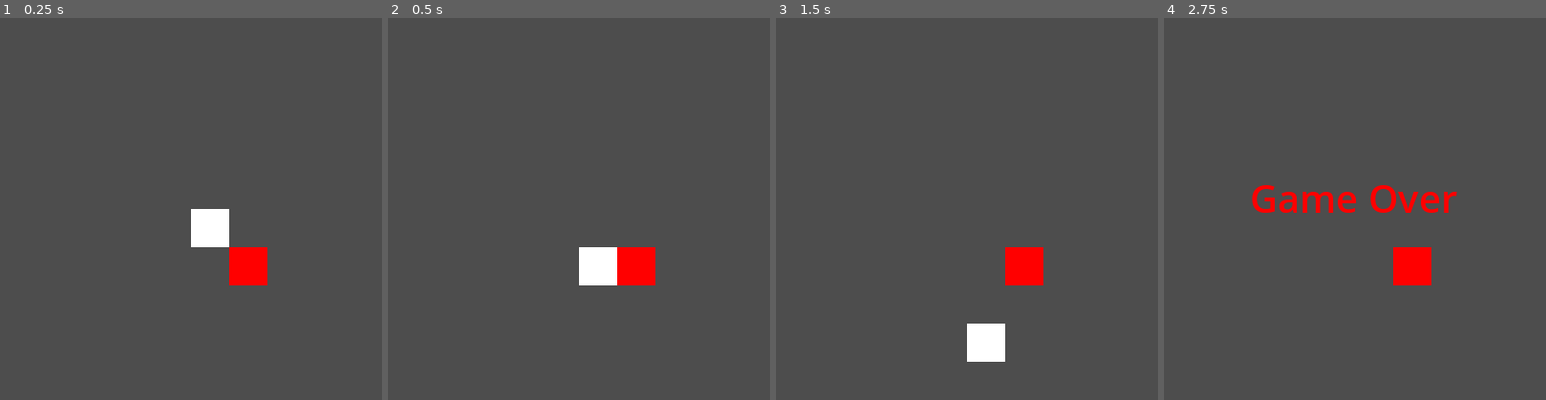
Above: before the commit, frames 1-4 (left to right).
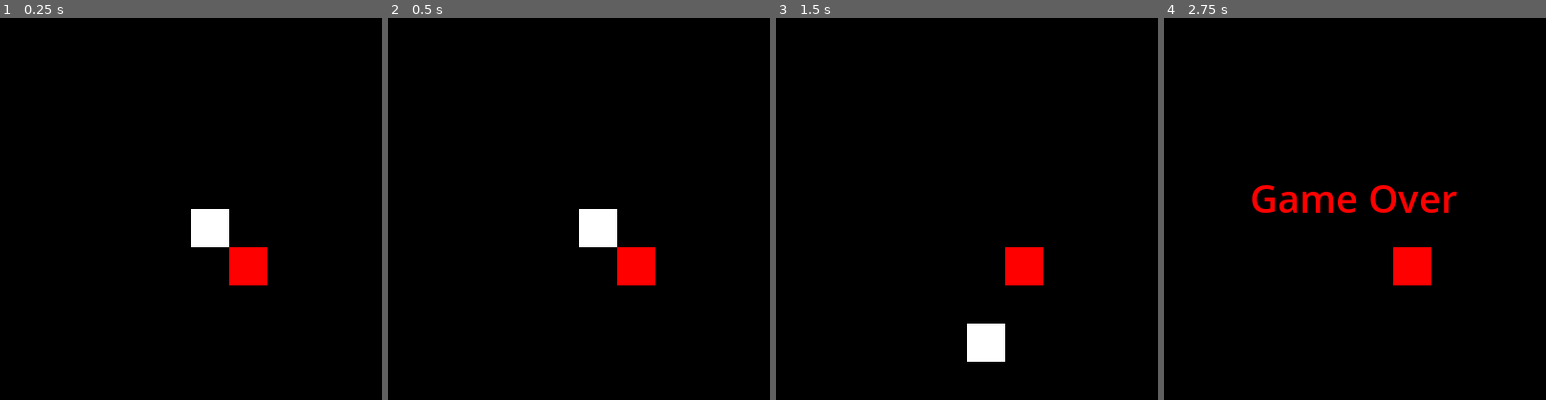
Above: after the commit, the same moments.

Repository: NicholasHallman/learning-godot
Game: Godot game, scene res://scene.tscn
Two runs of this game, one before a commit and one after it. Both use one fixed random seed, a clock stepped at 60 frames per second and the inputs below.
Inputs:
- Up to frame 1 (0.25 s): no input
- Up to frame 2 (0.5 s): no input
- Up to frame 3 (1.5 s): tap Enter at 0.5 s
- Up to frame 4 (2.75 s): no input

The runs differ from the first frame. In frame 1, 98% of the frame differs, in the area x 0-100%, y 0-100%; in frame 2, 99%; in frame 3, 98%; in frame 4, 98%.

Commit message:
tabs to spaces

Diff:
--- a/snake/Scene.gd
+++ b/snake/Scene.gd
@@ -1,13 +1,13 @@
 extends Node2D
 
 var apple = {
-	x = 0,
-	y = 0
+  x = 0,
+  y = 0
 };
 
 var window = {
-	width = floor(ProjectSettings.get_setting("display/window/size/viewport_width") / 40),
-	height = floor(ProjectSettings.get_setting("display/window/size/viewport_height") / 40),
+  width = floor(ProjectSettings.get_setting("display/window/size/viewport_width") / 40),
+  height = floor(ProjectSettings.get_setting("display/window/size/viewport_height") / 40),
 };
 
 var snake_node;
@@ -15,102 +15,103 @@
 var gameover_node;
 var win_node;
 var tick_aggr = 0;
-var state = "play";
+var state = "wait";
 var just_ate = false;
 var direction = {
-	x = 0,
-	y = 1
+  x = 0,
+  y = 1
 };
 
 var rng = RandomNumberGenerator.new();
 var snake_positions = [{x = 0, y = 0}];
 # Called when the node enters the scene tree for the first time.
 func _ready():
-	snake_positions[0].x = floor(window.width / 2);
-	snake_positions[0].y = floor(window.height / 2);
-	apple.x = rng.randi_range(0, window.width - 1);
-	apple.y = rng.randi_range(0, window.height - 1);
+  snake_positions[0].x = floor(window.width / 2);
+  snake_positions[0].y = floor(window.height / 2);
+  apple.x = rng.randi_range(0, window.width - 1);
+  apple.y = rng.randi_range(0, window.height - 1);
 
-	snake_node = self.get_child(0);
-	apple_node = self.get_child(1);
-	gameover_node = self.get_child(2);
-	win_node = self.get_child(3);
-	render()
-	pass # Replace with function body.
+  snake_node = self.get_child(0);
+  apple_node = self.get_child(1);
+  gameover_node = self.get_child(2);
+  win_node = self.get_child(3);
+  render()
+  pass # Replace with function body.
 
 func _input(event):
-	if event is InputEventKey:
-		print(event.physical_keycode)
-		match event.physical_keycode:
-			4194320:
-				direction.y = -1
-				direction.x = 0
-			4194321:
-				direction.y = 0
-				direction.x = 1
-			4194322:
-				direction.y = 1
-				direction.x = 0
-			4194319:
-				direction.y = 0
-				direction.x = -1
-			_:
-				pass
+  if event is InputEventKey:
+    if state == "wait": state = "play";
+    print(event.physical_keycode)
+    match event.physical_keycode:
+      4194320:
+        direction.y = -1
+        direction.x = 0
+      4194321:
+        direction.y = 0
+        direction.x = 1
+      4194322:
+        direction.y = 1
+        direction.x = 0
+      4194319:
+        direction.y = 0
+        direction.x = -1
+      _:
+        pass
 
 # Called every frame. 'delta' is the elapsed time since the previous frame.
 func _process(delta):
-	tick_aggr += delta;
-	if(tick_aggr > max(.5 - ((len(snake_positions) * 1.0) / 50), .02) && state == "play"):
-		logic();
-		render();
-		tick_aggr = 0;
+  tick_aggr += delta;
+  if(tick_aggr > max(.5 - ((len(snake_positions) * 1.0) / 50), .02) && state == "play"):
+    logic();
+    render();
+    tick_aggr = 0;
 
 func logic():
-	var new_pos = {
-		x = snake_positions[0].x + direction.x,
-		y = snake_positions[0].y + direction.y
-	};
+  var new_pos = {
+    x = snake_positions[0].x + direction.x,
+    y = snake_positions[0].y + direction.y
+  };
 
-	snake_positions.push_front(new_pos);
-		# handle snake touching apple
-	if new_pos.x == apple.x && new_pos.y == apple.y:
-		if len(snake_positions) == window.width * window.height:
-			state = "gameover"
-			win_node.visible = true;
-			return;
-		var body_node = snake_node.get_child(0);
-		snake_node.add_child(body_node.duplicate());
-		place_apple();
-	else:
-		snake_positions.pop_back();
+  snake_positions.push_front(new_pos);
+  # handle snake touching apple
+  if new_pos.x == apple.x && new_pos.y == apple.y:
+    if len(snake_positions) == window.width * window.height:
+      state = "gameover"
+      win_node.visible = true;
+      return;
+    var body_node = snake_node.get_child(0);
+    snake_node.add_child(body_node.duplicate());
+    place_apple();
+  else:
+    snake_positions.pop_back();
 
-	# handle game over case
-	if out_of_bounds(new_pos) || ate_itself():
-		state = "gameover"
-		gameover_node.visible = true;
+  # handle game over case
+  if out_of_bounds(new_pos) || ate_itself():
+    state = "gameover"
+    gameover_node.visible = true;
 
 func render():
-	for snake_pos_i in range(len(snake_positions)):
-		var pos = snake_positions[snake_pos_i]
-		snake_node.get_child(snake_pos_i).position = Vector2((pos.x * 40), (pos.y * 40));
-	apple_node.position = Vector2((apple.x * 40), (apple.y * 40));
+  for snake_pos_i in range(len(snake_positions)):
+    var pos = snake_positions[snake_pos_i]
+    snake_node.get_child(snake_pos_i).position = Vector2((pos.x * 40), (pos.y * 40));
+  apple_node.position = Vector2((apple.x * 40), (apple.y * 40));
 
 func place_apple():
-	apple.x = rng.randi_range(0, window.width - 1);
-	apple.y = rng.randi_range(0, window.height - 1);
-	for snake_pos in snake_positions:
-		if apple.x == snake_pos.x && apple.y == snake_pos.y:
-			place_apple()
+  apple.x = rng.randi_range(0, window.width - 1);
+  apple.y = rng.randi_range(0, window.height - 1);
+  for snake_pos in snake_positions:
+    if apple.x == snake_pos.x && apple.y == snake_pos.y:
+      place_apple()
 
 func out_of_bounds(new_pos):
-	return new_pos.y >= window.height || new_pos.y < 0 || new_pos.x >= window.width || new_pos.x < 0;
+  return new_pos.y >= window.height || new_pos.y < 0 || new_pos.x >= window.width || new_pos.x < 0;
 
 func ate_itself():
-	var head = snake_positions[0]
-	for i in range(len(snake_positions)):
-		if i == 0:
-			continue;
-		var piece = snake_positions[i];
-		if piece.x == head.x && piece.y == head.y:
-			return true;
-	return false;
+  var head = snake_positions[0]
+  for i in range(len(snake_positions)):
+    if i == 0:
+      continue;
+    var piece = snake_positions[i];
+    if piece.x == head.x && piece.y == head.y:
+      return true;
+  return false;
--- a/snake/project.godot
+++ b/snake/project.godot
@@ -13,6 +13,7 @@
 config/name="Snake"
 run/main_scene="res://scene.tscn"
 config/features=PackedStringArray("4.1", "GL Compatibility")
+boot_splash/bg_color=Color(0, 0, 0, 1)
 config/icon="res://icon.svg"
 
 [display]
@@ -28,3 +29,4 @@
 
 renderer/rendering_method="gl_compatibility"
 renderer/rendering_method.mobile="gl_compatibility"
+environment/defaults/default_clear_color=Color(0, 0, 0, 1)
--- a/snake/scene.tscn
+++ b/snake/scene.tscn
@@ -11,6 +11,7 @@
 [sub_resource type="Theme" id="Theme_k0dlb"]
 
 [sub_resource type="SystemFont" id="SystemFont_lx07a"]
+subpixel_positioning = 0
 
 [sub_resource type="Theme" id="Theme_868ic"]
 default_font = SubResource("SystemFont_lx07a")
Not shown: 1 places in snake/scene.tscn that only renumber resources
